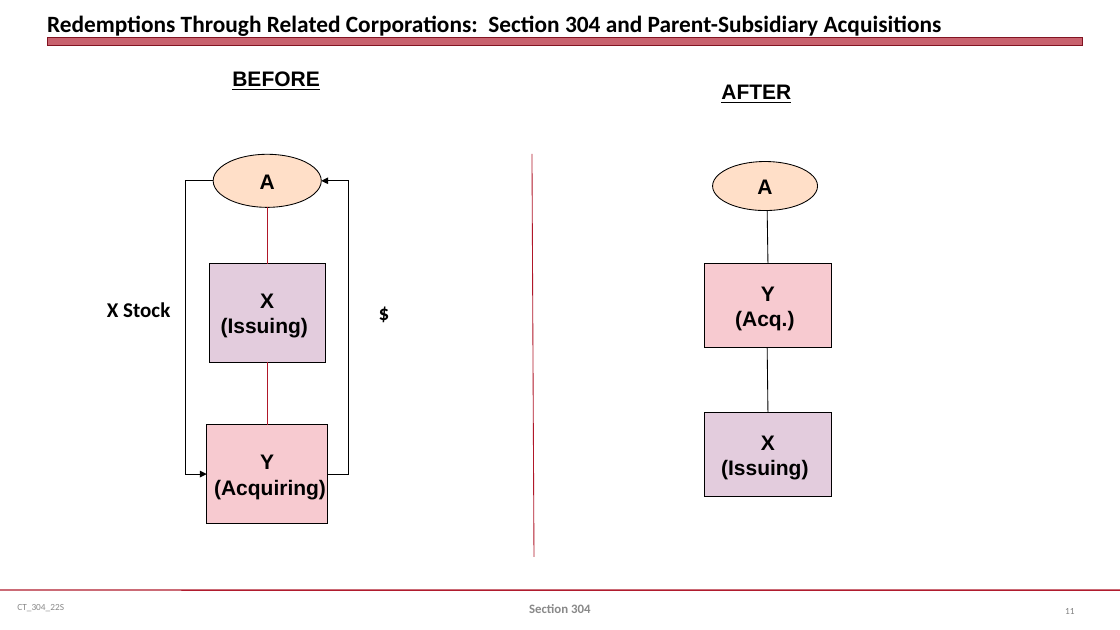
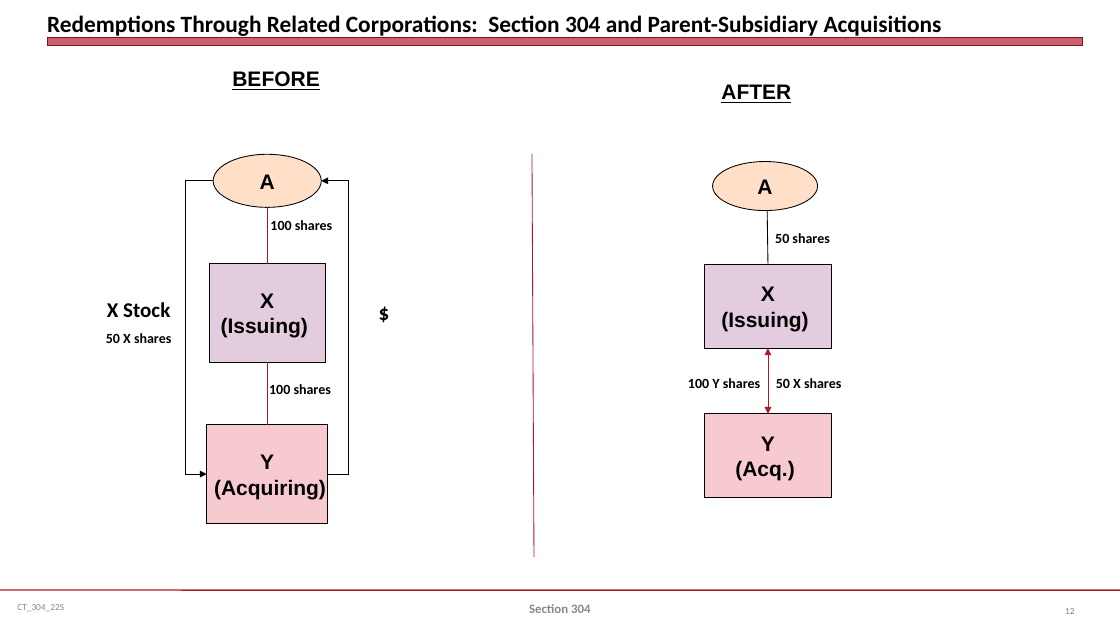
Before and after one commit to jmc877/Corporate-Tax, a slide deck: slide 12 of slides/CT_304_22S.pptx (slide 11 before the commit). Drawn at 1120x630 pixels with LibreOffice and Linux fonts; fonts in the diff are those of the drawing. Boxes give left, top, right and bottom in pixels: in the first picture for what was removed or moved away, otherwise in the second. Text is boxed around its words. In the diff, an @@ line names an element or a change of style, - is before the commit and + after.

```diff
--- a/slides/CT_304_22S.pptx
+++ b/slides/CT_304_22S.pptx
@@ text added at <box>270,220,332,230</box>, 12 pt, text #000000, bold @@
+100 shares
@@ text added at <box>775,233,829,243</box>, 12 pt, text #000000, bold @@
+50 shares
@@ rectangle "X": place and size @@
-rectangle "X" at <box>704,413,832,497</box>
+rectangle "X" at <box>704,265,832,349</box>
@@ text added at <box>106,333,171,343</box>, 12 pt, text #000000, bold @@
+50 X shares
@@ line moved from (768, 413) - (767, 348) to (768, 349) - (768, 414) @@
@@ line (768, 349) - (768, 414): line to double arrow; stroke #000000 0.75 pt to #B0182A 0.75 pt @@
@@ text added at <box>269,384,331,394</box>, 12 pt, text #000000, bold @@
+100 shares
@@ text added at <box>688,378,760,388</box>, 12 pt, text #000000, bold @@
+100 Y shares
@@ text added at <box>776,378,841,388</box>, 12 pt, text #000000, bold @@
+50 X shares
@@ rectangle "Y": place and size @@
-rectangle "Y" at <box>704,264,832,348</box>
+rectangle "Y" at <box>704,414,832,498</box>
```
Also in this commit, not shown: 3 other slides changed, 2 slides added.
